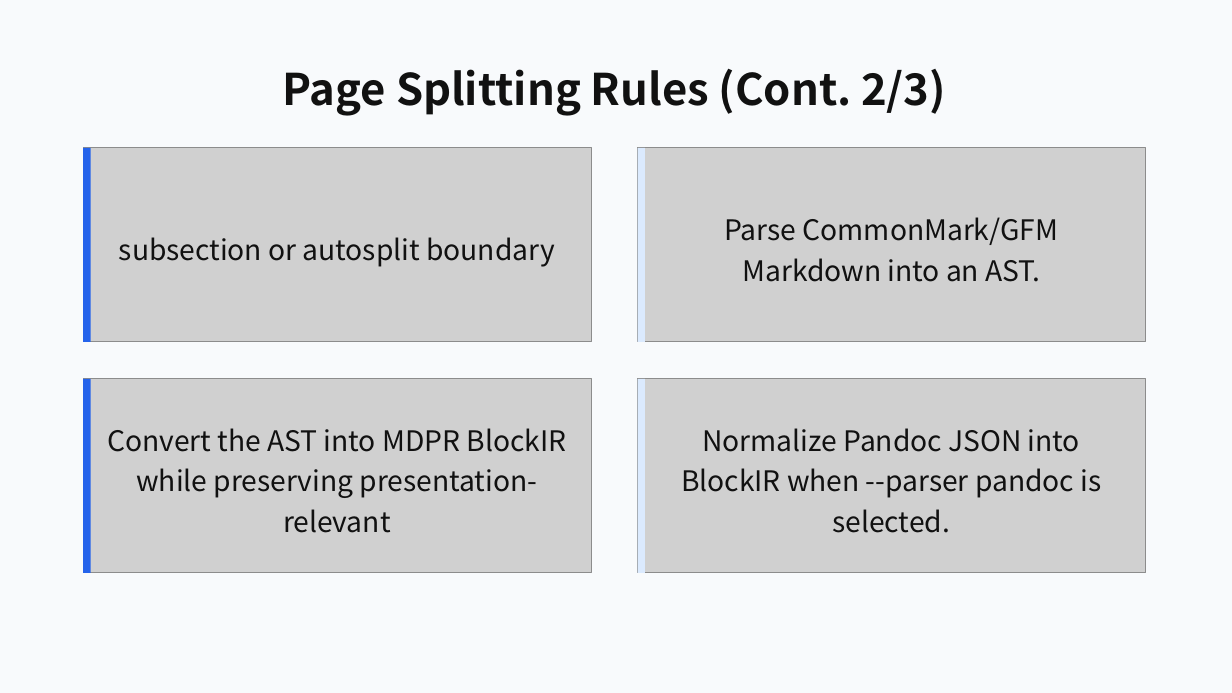
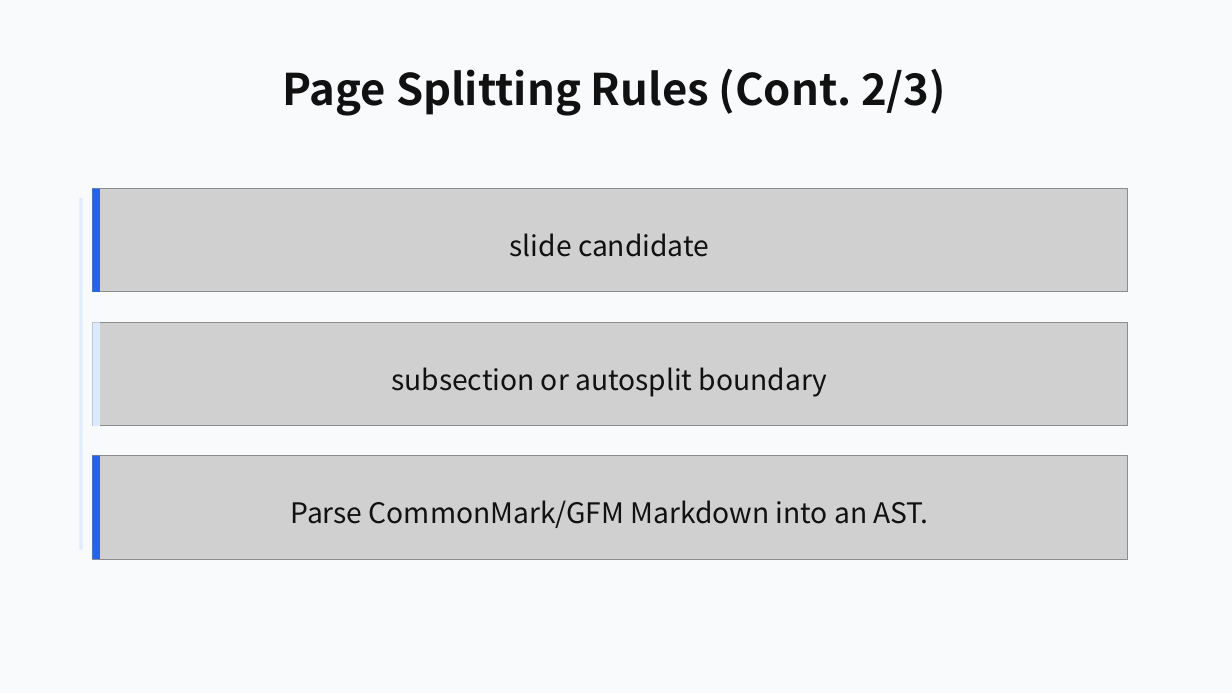
Before and after one commit to ch040602/mdpr-skill, a slide deck: slide 10 of artifacts/mdpr-vs-skill/mdpr-baseline-result.pptx. Drawn at 1232x693 pixels with LibreOffice and Linux fonts; fonts in the diff are those of the drawing; grey boxes stand for pictures. Boxes give left, top, right and bottom in pixels: in the first picture for what was removed or moved away, otherwise in the second. Text is boxed around its words. In the diff, an @@ line names an element or a change of style, - is before the commit and + after.

```diff
--- a/artifacts/mdpr-vs-skill/mdpr-baseline-result.pptx
+++ b/artifacts/mdpr-vs-skill/mdpr-baseline-result.pptx
@@ picture removed at (83, 148, 592, 342) @@
@@ picture removed at (638, 148, 1146, 342) @@
@@ rectangle removed at (638, 148, 645, 342) @@
@@ rectangle added at (79, 198, 83, 550), fill #DBEAFE at 80% opacity @@
@@ rectangle: place and size @@
-rectangle at (83, 148, 91, 342)
+rectangle at (92, 189, 100, 292)
@@ picture added at (92, 189, 1128, 292) @@
@@ text added at (510, 233, 709, 257), 22 pt, text #111111 @@
+slide candidate
@@ picture added at (92, 323, 1128, 426) @@
@@ rectangle added at (92, 323, 100, 426), fill #DBEAFE @@
@@ text "subsection or autosplit boundary": place and size @@
-text "subsection or autosplit boundary" at (119, 237, 555, 267)
+text "subsection or autosplit boundary" at (391, 367, 828, 397)
@@ picture removed at (83, 379, 592, 573) @@
@@ picture removed at (638, 379, 1146, 573) @@
@@ rectangle removed at (638, 379, 645, 573) @@
@@ text removed at (107, 428, 567, 533) @@
-Convert the AST into MDPR BlockIR while preserving presentation-relevant
@@ text removed at (681, 428, 1102, 533) @@
-Normalize Pandoc JSON into BlockIR when --parser pandoc is selected.
@@ rectangle: place and size @@
-rectangle at (83, 379, 91, 573)
+rectangle at (92, 456, 100, 559)
@@ picture added at (92, 456, 1128, 559) @@
@@ text "Parse CommonMark/GFM Markdown into an ..." rewrapped from (724, 217, 1058, 282) to (291, 500, 929, 528) @@
```
Also in this commit, not shown: 15 other slides changed, 11 other files.
